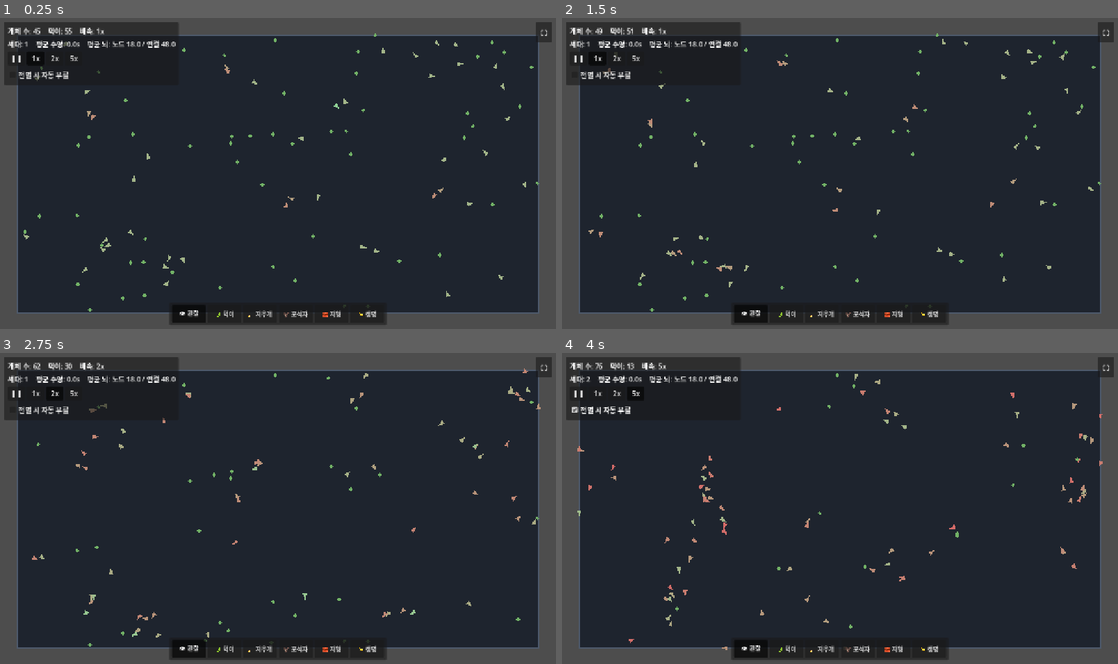
Above: before the commit, frames 1-4 (two rows, left to right).
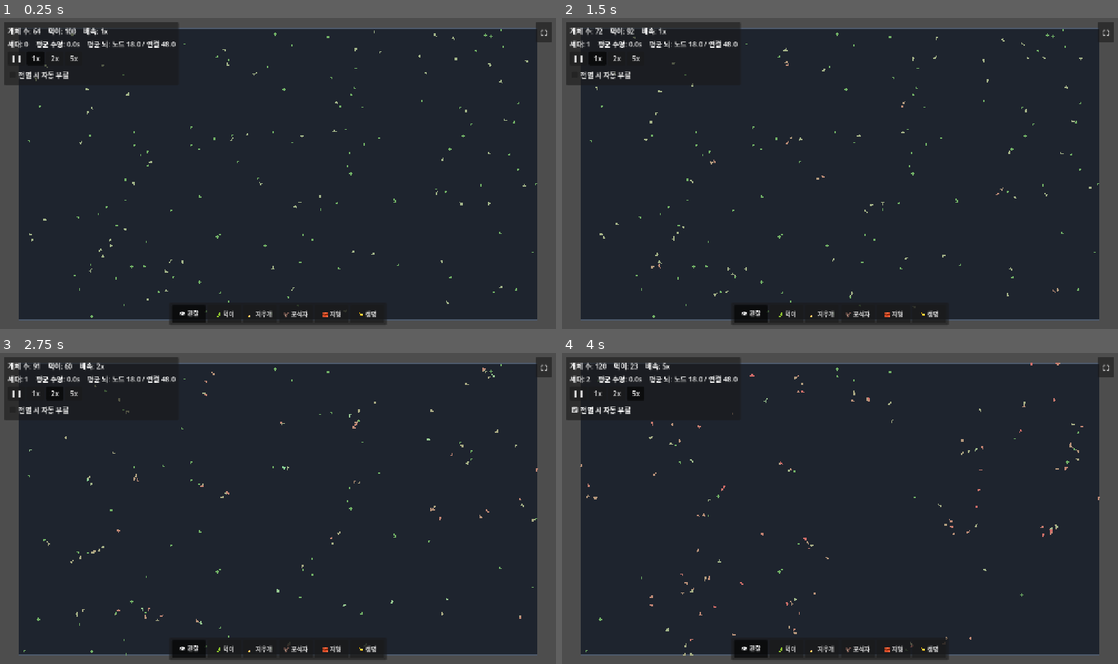
Above: after the commit, the same moments.

Repository: MoriochoRadio/mindlings
Game: Godot game, scene res://scenes/Main.tscn
Two runs of this game, one before a commit and one after it. Both use one fixed random seed, a clock stepped at 60 frames per second and the inputs below.
Inputs:
- Up to frame 1 (0.25 s): no input
- Up to frame 2 (1.5 s): click "❚❚" at 0.5 s; click "1x" at 1.25 s
- Up to frame 3 (2.75 s): click "2x" at 2 s
- Up to frame 4 (4 s): click "5x" at 2.75 s; click "전멸 시 자동 부활" at 3.5 s

The runs differ from the first frame. In frame 1, 4.9% of the frame differs, in the area x 3-97%, y 3-98%; in frame 2, 4.8%; in frame 3, 4.8%; in frame 4, 5.0%, in the area x 2-98%, y 3-98%.

Commit message:
fix(playtest): 월드 확대 + 자동맞춤 카메라 + 벽 끼임 탈출(넛지)
1) 맵이 작다 → world_size 1200x640 → 1920x1080(@export). 16:9라 기본 뷰포트와 비율이 맞음.
   - WorldCamera(신규): 월드 전체가 화면에 담기게 줌·중심 자동 맞춤. 창 리사이즈 시 재맞춤.
     stretch=canvas_items와 함께 동작, UI(CanvasLayer)는 화면 고정. 클릭 좌표는 카메라 보정됨.
   - 상한 비례 점검: max_creatures 120→200, max_food 150→260, food_start 60→100,
     food_per_spawn 6→10, initial 40→64, predators 30→50, food_hard_cap 450→800.
     (성능 민감 — 버벅이면 @export로 낮출 것. 근본 최적화는 M6.)

2) 벽 끼임(셀 단위라 한 칸 오목한 곳에 낌):
   - 끼임 감지: stuck_check_interval(1s) 동안 stuck_min_move(6px) 미만 이동 + 주변이 막혀 있으면
     열린 쪽으로 nudge_duration(0.5s) 동안 부드럽게 밀어낸다(브레인 대신 모터 보정).
   - World.open_direction: 8방향 레이로 가장 열린 안쪽 방향 선택, 열린 공간이면 ZERO(쉬는 개체 안 건드림).
   - 경계 슬라이드/축분리 슬라이드와 함께 → 벽에 영구히 끼는 일 없음(캐주얼 우선).

원칙: 모터/지각 안정화만, 진화한 행동은 유지.

Co-Authored-By: Claude Opus 4.8 (1M context) <noreply@anthropic.com>

Diff:
--- a/scenes/Main.tscn
+++ b/scenes/Main.tscn
@@ -6,11 +6,15 @@
 [ext_resource type="PackedScene" path="res://scenes/BrainPanel.tscn" id="4_brain"]
 [ext_resource type="PackedScene" path="res://scenes/Toast.tscn" id="5_toast"]
 [ext_resource type="PackedScene" path="res://scenes/Toolbar.tscn" id="6_toolbar"]
+[ext_resource type="Script" path="res://scripts/WorldCamera.gd" id="7_camera"]
 
 [node name="Main" type="Node2D"]
 script = ExtResource("1_main")
 
 [node name="World" parent="." instance=ExtResource("2_world")]
+
+[node name="Camera2D" type="Camera2D" parent="."]
+script = ExtResource("7_camera")
 
 [node name="UI" type="CanvasLayer" parent="."]
 
--- a/scripts/Creature.gd
+++ b/scripts/Creature.gd
@@ -34,6 +34,14 @@
 ## 먹이에 거의 도착하면 속도를 줄여 정착(오버슈트 진동 방지). 0=감속 없음, 1=강하게.
 @export_range(0.0, 1.0) var arrival_damping: float = 0.82
 
+@export_group("끼임 방지")
+## 이 시간(초) 동안 거의 못 움직이면 '끼임'으로 보고 열린 쪽으로 밀어낸다.
+@export var stuck_check_interval: float = 1.0
+## 끼임 판정 거리(px). 위 시간 동안 이보다 덜 움직였으면 끼인 것.
+@export var stuck_min_move: float = 6.0
+## 끼임 탈출(넛지) 지속 시간(초). 이 동안 브레인 대신 열린 쪽으로 부드럽게 민다.
+@export var nudge_duration: float = 0.5
+
 # 타깃 히스테리시스: 현재 먹이를 고수하고, 새 먹이가 이만큼 더 가까울 때만 교체(깜빡임 방지).
 const _TARGET_SWITCH_RATIO2: float = 0.7  # 거리² 비교(≈ 16% 이상 가까워야 교체)
 
@@ -47,6 +55,10 @@
 var _want_eat: bool = true
 var _drive: Vector2 = Vector2.ZERO     # 스무딩된 이동 출력(프레임 간 급변 완화)
 var _food_target: Node2D = null        # 현재 노리는 먹이(히스테리시스용)
+var _stuck_accum: float = 0.0          # 끼임 감지 누적 시간
+var _stuck_ref: Vector2 = Vector2.ZERO # 끼임 감지 기준 위치
+var _nudge_timer: float = 0.0          # >0이면 탈출 넛지 중
+var _nudge_dir: Vector2 = Vector2.ZERO # 탈출 방향(열린 쪽)
 var _bounds: Rect2 = Rect2()
 var _world: World = null
 
@@ -69,6 +81,7 @@
 	energy = start_energy
 	_heading = randf() * TAU
 	rotation = _heading
+	_stuck_ref = position
 	_update_color()
 
 func get_brain() -> MindNet:
@@ -107,8 +120,19 @@
 
 	# 모터 안정화: 신경망의 이동 출력을 저역통과로 부드럽게 → 프레임 간 부호 반전(떪) 완화.
 	# 진화한 '방향 결정'은 그대로 두고, 그 출력을 매끄럽게 따라가게만 한다.
-	var drive_raw := Vector2(out[BrainBuilder.OUT_MOVE_X], out[BrainBuilder.OUT_MOVE_Y]).limit_length(1.0)
-	_drive = _drive.lerp(drive_raw, clampf(move_smoothing_rate * delta, 0.0, 1.0))
+	# 끼임 탈출 중(_nudge_timer>0)이면 브레인 대신 '열린 쪽'으로 민다(모터 안정화).
+	var speed: float = move_speed
+	if _nudge_timer > 0.0:
+		_nudge_timer -= delta
+		_drive = _nudge_dir
+	else:
+		var drive_raw := Vector2(out[BrainBuilder.OUT_MOVE_X], out[BrainBuilder.OUT_MOVE_Y]).limit_length(1.0)
+		_drive = _drive.lerp(drive_raw, clampf(move_smoothing_rate * delta, 0.0, 1.0))
+		# 도착 감속: 먹이에 거의 닿으면 속도를 줄여 정착(오버슈트 진동 방지). 넛지 중엔 감속 안 함.
+		var food_near: float = _last_sense[BrainBuilder.IN_FOOD_NEAR]
+		if food_near > 0.8:
+			speed *= lerpf(1.0, 1.0 - arrival_damping, clampf((food_near - 0.8) / 0.2, 0.0, 1.0))
+
 	# 경계 접선 슬라이드: 가장자리에서 바깥으로 향하면 미끄러지거나 안쪽으로 보정(박힘/아사 방지).
 	if _world != null:
 		_drive = _world.slide_at_bounds(position, _drive)
@@ -116,16 +140,11 @@
 		_heading = _drive.angle()
 		rotation = _heading
 
-	# 도착 감속: 먹이에 거의 닿으면 속도를 줄여 정착(오버슈트로 지나쳤다 되돌아오는 진동 방지).
-	var food_near: float = _last_sense[BrainBuilder.IN_FOOD_NEAR]
-	var speed: float = move_speed
-	if food_near > 0.8:
-		speed *= lerpf(1.0, 1.0 - arrival_damping, clampf((food_near - 0.8) / 0.2, 0.0, 1.0))
-
 	var desired: Vector2 = position + _drive * speed * delta
 	if _world != null:
 		desired = _world.resolve_move(position, desired)  # 벽을 통과 못 하고 따라 미끄러진다
 	position = desired.clamp(_bounds.position, _bounds.end)
+	_update_stuck(delta)  # 한 칸 오목한 곳 등에 끼면 열린 쪽으로 넛지
 	_update_color()
 
 	# 번식: 에너지가 임계치를 넘으면 자식 생성(부모 에너지 일부 소모는 World가 처리).
@@ -235,6 +254,24 @@
 		if area is Food:
 			energy = minf(energy + (area as Food).consume(), max_energy)
 	_update_color()
+
+## 끼임 감지: 벽이 있을 때, 일정 시간 거의 못 움직였고 주변이 막혀 있으면 열린 쪽으로 넛지 시작.
+## (모터 안정화 — 벽에 영구히 끼는 일을 없앤다. 열린 공간에서 쉬는 개체는 건드리지 않는다.)
+func _update_stuck(delta: float) -> void:
+	if _world == null or _nudge_timer > 0.0 or not _world.has_walls():
+		_stuck_accum = 0.0
+		_stuck_ref = position
+		return
+	_stuck_accum += delta
+	if _stuck_accum < stuck_check_interval:
+		return
+	if position.distance_to(_stuck_ref) < stuck_min_move:
+		var esc: Vector2 = _world.open_direction(position, float(_world.wall_cell) * 2.0)
+		if esc != Vector2.ZERO:
+			_nudge_dir = esc
+			_nudge_timer = nudge_duration
+	_stuck_ref = position
+	_stuck_accum = 0.0
 
 ## 에너지에 따라 몸 색을 빨강(굶주림)→초록(포만)으로(가독성 기둥 ②의 씨앗).
 func _update_color() -> void:
--- a/scripts/World.gd
+++ b/scripts/World.gd
@@ -6,34 +6,35 @@
 ## 인구 동역학 파라미터(번식 임계치·돌연변이율·먹이량·대사)는 모두 @export로 노출.
 
 @export_group("월드")
-## 시뮬레이션 영역 크기(px). 노드 position만큼 화면 안쪽으로 들어가 있다.
-@export var world_size: Vector2 = Vector2(1200, 640)
+## 시뮬레이션 영역 크기(px). 카메라가 전체가 화면에 담기게 자동으로 줌을 맞춘다(WorldCamera).
+## 16:9라 기본 뷰포트와 비율이 맞아 여백 없이 채워진다. 키우면 개체/먹이 상한도 비례 점검할 것.
+@export var world_size: Vector2 = Vector2(1920, 1080)
 
 @export_group("개체")
 @export var creature_scene: PackedScene
 ## 시작 시 스폰할 창시자(gen 0) 수.
-@export var initial_creatures: int = 40
-## 개체 수 상한(인구 폭발 방지).
-@export var max_creatures: int = 120
+@export var initial_creatures: int = 64
+## 개체 수 상한(인구 폭발 방지). 넓어진 월드에 비례해 상향(성능 민감 — 버벅이면 낮출 것).
+@export var max_creatures: int = 200
 
 @export_group("포식자")
 @export var predator_scene: PackedScene
 ## 플레이어가 풀 수 있는 포식자 절대 상한(프레임 보호). 도구는 이 안에서 자유롭게 푼다.
-@export var max_predators: int = 30
+@export var max_predators: int = 50
 
 @export_group("먹이")
 @export var food_scene: PackedScene
 ## 시작 시 깔아둘 먹이 수.
-@export var food_start_count: int = 60
+@export var food_start_count: int = 100
 ## 먹이 스폰 주기(초). 줄이면 먹이 풍부 → 인구↑.
 @export var food_spawn_interval: float = 1.0
 ## 한 번에 스폰하는 먹이 수.
-@export var food_per_spawn: int = 6
+@export var food_per_spawn: int = 10
 ## 맵 위 먹이 수 상한(자동 스폰 타이머용).
-@export var max_food: int = 150
+@export var max_food: int = 260
 ## 플레이어 도구로 놓는 먹이의 절대 안전 상한(프레임 보호용). 자동 스폰과 별개로
 ## 손맛을 위해 넉넉히 둔다(쿨다운·자원 부담 없음 — FUN_DESIGN ①).
-@export var player_food_hard_cap: int = 450
+@export var player_food_hard_cap: int = 800
 
 @export_group("번식/진화")
 ## 이 에너지를 넘으면 번식한다(높을수록 번식 어려움 → 인구↓).
@@ -442,6 +443,28 @@
 		return 0.0
 	return 1.0 - clampf(_ray_wall_hit(origin, dir, max_dist) / max_dist, 0.0, 1.0)
 
+## 끼임 탈출용: pos 주변 8방향 중 '가장 열린'(맵 안쪽) 방향을 고른다.
+## 벽에 둘러싸이지 않은(열린 공간) 경우엔 ZERO — 불필요한 넛지를 막는다.
+func open_direction(pos: Vector2, probe: float) -> Vector2:
+	if _walls.is_empty():
+		return Vector2.ZERO
+	var best_dir: Vector2 = Vector2.ZERO
+	var best_clear: float = -1.0
+	var blocked: int = 0
+	for i in 8:
+		var dir: Vector2 = Vector2.from_angle(TAU * i / 8.0)
+		var clear: float = _ray_wall_hit(pos, dir, probe)
+		if clear < probe - 0.5:
+			blocked += 1
+		if not _bounds.has_point(pos + dir * probe):
+			continue  # 맵 밖으로는 밀지 않는다(경계 슬라이드가 따로 처리)
+		if clear > best_clear:
+			best_clear = clear
+			best_dir = dir
+	if blocked < 2:
+		return Vector2.ZERO  # 주변이 열려 있으면 끼인 게 아니다
+	return best_dir
+
 ## 벽 칸 위에 놓인 먹이를 모두 제거한다(벽을 칠한 직후 호출 — 도달 불가 먹이 정리).
 func _remove_food_in_walls() -> void:
 	for f in _food.get_children():
--- /dev/null
+++ b/scripts/WorldCamera.gd
@@ -0,0 +1,28 @@
+extends Camera2D
+## 월드 전체가 화면에 담기게 자동으로 줌·중심을 맞추는 카메라(플레이테스트: "맵이 작다" 대응).
+## 넓어진 월드를 한눈에 보여준다. 창 크기/비율이 바뀌면 다시 맞춘다.
+##
+## stretch=canvas_items와 함께 동작: 카메라가 월드를 기본 뷰포트(1280x720) 안에 맞추면,
+## stretch가 그걸 창 크기로 늘린다 → 어떤 해상도에서도 월드가 화면을 채운다.
+## (UI는 CanvasLayer라 카메라 영향을 받지 않아 HUD·툴바·패널은 화면에 고정된다.)
+
+## 월드 둘레로 둘 여백(px, 월드 좌표). 가장자리가 화면 끝에 딱 붙지 않게.
+@export var fit_margin: float = 40.0
+
+func _ready() -> void:
+	make_current()
+	get_viewport().size_changed.connect(_fit)
+	_fit.call_deferred()
+
+func _fit() -> void:
+	var world: Node = get_tree().get_first_node_in_group("world")
+	if world == null:
+		return
+	var ws: Vector2 = world.world_size
+	# 월드 중심(World 노드는 position 만큼 안쪽에 있다)으로 카메라를 옮긴다.
+	position = world.position + ws * 0.5
+	var vp: Vector2 = get_viewport_rect().size
+	var content: Vector2 = ws + Vector2(fit_margin, fit_margin) * 2.0
+	# zoom<1 = 줌아웃(더 많이 보임). 월드 전체가 들어가도록 두 축 중 작은 배율을 택한다.
+	var z: float = minf(vp.x / content.x, vp.y / content.y)
+	zoom = Vector2(z, z)
Not shown: 1 places in scenes/Main.tscn that only renumber resources
